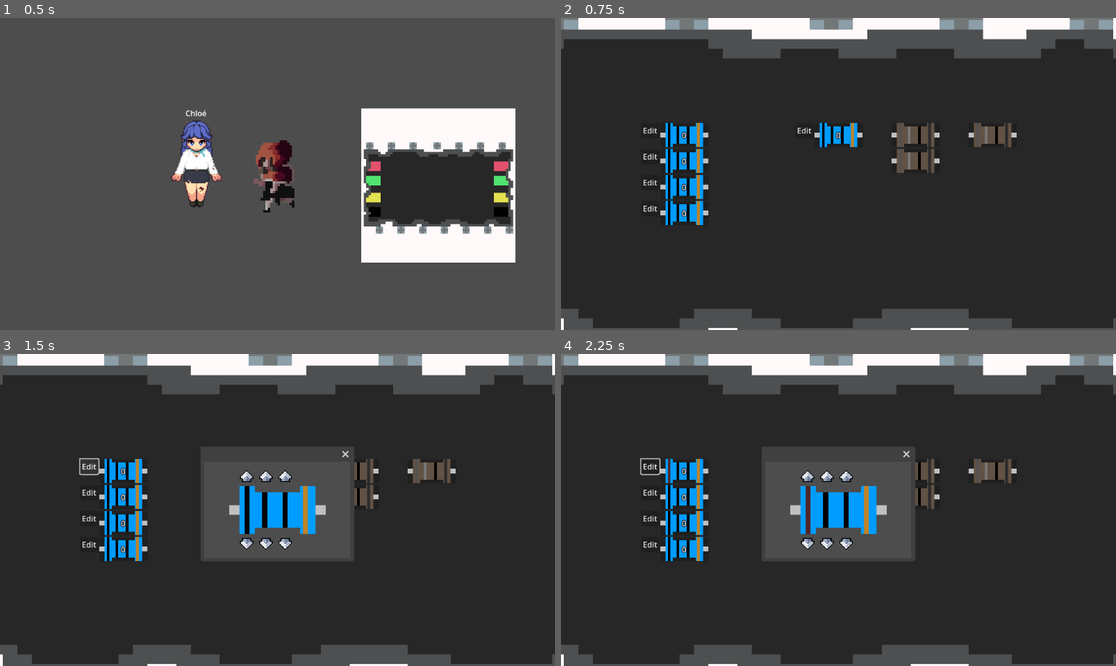
Above: before the commit, frames 1-4 (two rows, left to right).
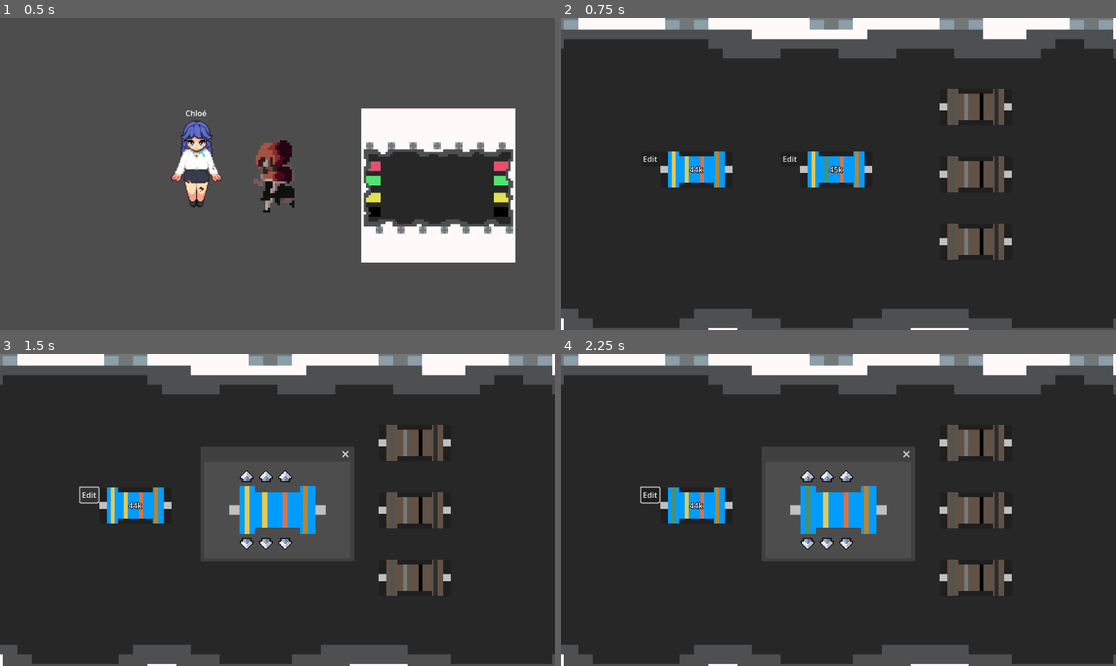
Above: after the commit, the same moments.

Repository: RacoonDOEggs/ProviderGame
Game: Godot game, scene res://scenes/levels/test_level.tscn
The game is run twice, just before and just after one commit, with the same random seed, the same clock (stepped at 60 frames per second) and the same inputs.
Inputs (mouse positions are in pixels of both pictures, inside the frame that each line leads up to):
- Up to frame 1 (0.5 s): no input
- Up to frame 2 (0.75 s): tap Enter at 0.5 s; move the mouse to (999, 186) at 0.52 s; press the mouse at (999, 186) at 0.53 s; hold D (right) from 0.53 s (still down)
- Up to frame 3 (1.5 s): release D (right) at 1.25 s; release the mouse at (438, 522) at 1.25 s; click "Edit" at 1.25 s
- Up to frame 4 (2.25 s): click (805, 475) at 2 s

Frame 1 is identical in both runs. In frame 2, 8.2% of the frame differs, in the area x 14-83%, y 22-78%; in frame 3, 6.7%; in frame 4, 6.7%.

Commit message:
organised resistors

Diff:
--- a/scenes/characters/hotesse_de_lair.tscn
+++ b/scenes/characters/hotesse_de_lair.tscn
@@ -5,6 +5,21 @@
 [sub_resource type="CapsuleShape2D" id="CapsuleShape2D_agc4b"]
 radius = 28.0
 height = 168.0
+
+[sub_resource type="Animation" id="Animation_sdk46"]
+length = 0.001
+tracks/0/type = "value"
+tracks/0/imported = false
+tracks/0/enabled = true
+tracks/0/path = NodePath("Sprite2D:frame")
+tracks/0/interp = 1
+tracks/0/loop_wrap = true
+tracks/0/keys = {
+"times": PackedFloat32Array(0),
+"transitions": PackedFloat32Array(1),
+"update": 1,
+"values": [0]
+}
 
 [sub_resource type="Animation" id="Animation_k2miv"]
 resource_name = "idle"
@@ -20,21 +35,6 @@
 "transitions": PackedFloat32Array(1, 1, 1, 1),
 "update": 1,
 "values": [0, 1, 2, 3]
-}
-
-[sub_resource type="Animation" id="Animation_sdk46"]
-length = 0.001
-tracks/0/type = "value"
-tracks/0/imported = false
-tracks/0/enabled = true
-tracks/0/path = NodePath("Sprite2D:frame")
-tracks/0/interp = 1
-tracks/0/loop_wrap = true
-tracks/0/keys = {
-"times": PackedFloat32Array(0),
-"transitions": PackedFloat32Array(1),
-"update": 1,
-"values": [0]
 }
 
 [sub_resource type="AnimationLibrary" id="AnimationLibrary_85q4f"]
--- a/scenes/ui/electrical_box_ui.gd
+++ b/scenes/ui/electrical_box_ui.gd
@@ -1,4 +1,12 @@
 extends CanvasLayer
+
+@onready var resistor1:DragAndDrop = $PanelWindow/HBoxContainer/VBoxContainer/ResistorReceptacle2
+@onready var resistor2:DragAndDrop = $PanelWindow/HBoxContainer/VBoxContainer2/ResistorReceptacle3
+@onready var resistor3:DragAndDrop = $PanelWindow/HBoxContainer/VBoxContainer3/ResistorReceptacle5
+@onready var resistor4:DragAndDrop = $PanelWindow/HBoxContainer/VBoxContainer3/ResistorReceptacle6
+@onready var resistor5:DragAndDrop = $PanelWindow/HBoxContainer/VBoxContainer3/ResistorReceptacle7
+
+
 
 #On affiche l'interface lorsque le signal est reçu
 func _on_electrical_box_object_electrical_box_clicked():
--- a/scenes/ui/electrical_box_ui.tscn
+++ b/scenes/ui/electrical_box_ui.tscn
@@ -7,6 +7,56 @@
 [ext_resource type="Shader" path="res://scenes/ui/resistor_receptacle.gdshader" id="5_44u2a"]
 [ext_resource type="Texture2D" uid="uid://cxmr5e18ovhv2" path="res://graphics/objects/electrical/resistor (1).png" id="5_pq8tp"]
 
+[sub_resource type="ShaderMaterial" id="ShaderMaterial_c5vee"]
+resource_local_to_scene = true
+shader = ExtResource("5_44u2a")
+shader_parameter/oldColor1 = Color(0, 1, 0, 1)
+shader_parameter/oldColor2 = Color(1, 0, 0, 1)
+shader_parameter/oldColor3 = Color(0, 0, 0, 1)
+shader_parameter/newColor1 = Color(0, 0, 0, 1)
+shader_parameter/newColor2 = Color(0, 0, 0, 1)
+shader_parameter/newColor3 = Color(0, 0, 0, 1)
+
+[sub_resource type="ShaderMaterial" id="ShaderMaterial_nj6j1"]
+resource_local_to_scene = true
+shader = ExtResource("5_44u2a")
+shader_parameter/oldColor1 = Color(0, 1, 0, 1)
+shader_parameter/oldColor2 = Color(1, 0, 0, 1)
+shader_parameter/oldColor3 = Color(0, 0, 0, 1)
+shader_parameter/newColor1 = Color(0, 0, 0, 1)
+shader_parameter/newColor2 = Color(0, 0, 0, 1)
+shader_parameter/newColor3 = Color(0, 0, 0, 1)
+
+[sub_resource type="ShaderMaterial" id="ShaderMaterial_h7vom"]
+resource_local_to_scene = true
+shader = ExtResource("5_44u2a")
+shader_parameter/oldColor1 = Color(0, 1, 0, 1)
+shader_parameter/oldColor2 = Color(1, 0, 0, 1)
+shader_parameter/oldColor3 = Color(0, 0, 0, 1)
+shader_parameter/newColor1 = Color(0, 0, 0, 1)
+shader_parameter/newColor2 = Color(0, 0, 0, 1)
+shader_parameter/newColor3 = Color(0, 0, 0, 1)
+
+[sub_resource type="ShaderMaterial" id="ShaderMaterial_g4mii"]
+resource_local_to_scene = true
+shader = ExtResource("5_44u2a")
+shader_parameter/oldColor1 = Color(0, 1, 0, 1)
+shader_parameter/oldColor2 = Color(1, 0, 0, 1)
+shader_parameter/oldColor3 = Color(0, 0, 0, 1)
+shader_parameter/newColor1 = Color(0, 0, 0, 1)
+shader_parameter/newColor2 = Color(0, 0, 0, 1)
+shader_parameter/newColor3 = Color(0, 0, 0, 1)
+
+[sub_resource type="ShaderMaterial" id="ShaderMaterial_8oydt"]
+resource_local_to_scene = true
+shader = ExtResource("5_44u2a")
+shader_parameter/oldColor1 = Color(0, 1, 0, 1)
+shader_parameter/oldColor2 = Color(1, 0, 0, 1)
+shader_parameter/oldColor3 = Color(0, 0, 0, 1)
+shader_parameter/newColor1 = Color(0, 0, 0, 1)
+shader_parameter/newColor2 = Color(0, 0, 0, 1)
+shader_parameter/newColor3 = Color(0, 0, 0, 1)
+
 [sub_resource type="ShaderMaterial" id="ShaderMaterial_uw6v7"]
 resource_local_to_scene = true
 shader = ExtResource("5_44u2a")
@@ -48,36 +98,6 @@
 shader_parameter/newColor3 = Color(0, 0, 0, 1)
 
 [sub_resource type="ShaderMaterial" id="ShaderMaterial_qhx31"]
-resource_local_to_scene = true
-shader = ExtResource("5_44u2a")
-shader_parameter/oldColor1 = Color(0, 1, 0, 1)
-shader_parameter/oldColor2 = Color(1, 0, 0, 1)
-shader_parameter/oldColor3 = Color(0, 0, 0, 1)
-shader_parameter/newColor1 = Color(0, 0, 0, 1)
-shader_parameter/newColor2 = Color(0, 0, 0, 1)
-shader_parameter/newColor3 = Color(0, 0, 0, 1)
-
-[sub_resource type="ShaderMaterial" id="ShaderMaterial_h7vom"]
-resource_local_to_scene = true
-shader = ExtResource("5_44u2a")
-shader_parameter/oldColor1 = Color(0, 1, 0, 1)
-shader_parameter/oldColor2 = Color(1, 0, 0, 1)
-shader_parameter/oldColor3 = Color(0, 0, 0, 1)
-shader_parameter/newColor1 = Color(0, 0, 0, 1)
-shader_parameter/newColor2 = Color(0, 0, 0, 1)
-shader_parameter/newColor3 = Color(0, 0, 0, 1)
-
-[sub_resource type="ShaderMaterial" id="ShaderMaterial_nj6j1"]
-resource_local_to_scene = true
-shader = ExtResource("5_44u2a")
-shader_parameter/oldColor1 = Color(0, 1, 0, 1)
-shader_parameter/oldColor2 = Color(1, 0, 0, 1)
-shader_parameter/oldColor3 = Color(0, 0, 0, 1)
-shader_parameter/newColor1 = Color(0, 0, 0, 1)
-shader_parameter/newColor2 = Color(0, 0, 0, 1)
-shader_parameter/newColor3 = Color(0, 0, 0, 1)
-
-[sub_resource type="ShaderMaterial" id="ShaderMaterial_c5vee"]
 resource_local_to_scene = true
 shader = ExtResource("5_44u2a")
 shader_parameter/oldColor1 = Color(0, 1, 0, 1)
@@ -138,68 +158,106 @@
 offset_bottom = 25.0
 grow_horizontal = 2
 grow_vertical = 2
-theme_override_constants/separation = 60
+theme_override_constants/separation = 140
 
 [node name="VBoxContainer" type="VBoxContainer" parent="PanelWindow/HBoxContainer"]
 custom_minimum_size = Vector2(100, 50)
 layout_mode = 2
-
-[node name="ResistorReceptacle" parent="PanelWindow/HBoxContainer/VBoxContainer" instance=ExtResource("5_5clvd")]
-material = SubResource("ShaderMaterial_uw6v7")
-layout_mode = 2
-texture = ExtResource("5_pq8tp")
-object_id = 1
+theme_override_constants/separation = 65
+
+[node name="Control" type="Control" parent="PanelWindow/HBoxContainer/VBoxContainer"]
+layout_mode = 2
+
+[node name="Control2" type="Control" parent="PanelWindow/HBoxContainer/VBoxContainer"]
+layout_mode = 2
 
 [node name="ResistorReceptacle2" parent="PanelWindow/HBoxContainer/VBoxContainer" instance=ExtResource("5_5clvd")]
-material = SubResource("ShaderMaterial_mvlju")
-layout_mode = 2
-texture = ExtResource("5_pq8tp")
-object_id = 1
-
-[node name="ResistorReceptacle3" parent="PanelWindow/HBoxContainer/VBoxContainer" instance=ExtResource("5_5clvd")]
-material = SubResource("ShaderMaterial_yh2h0")
-layout_mode = 2
-texture = ExtResource("5_pq8tp")
-object_id = 1
-
-[node name="ResistorReceptacle4" parent="PanelWindow/HBoxContainer/VBoxContainer" instance=ExtResource("5_5clvd")]
-material = SubResource("ShaderMaterial_aks3n")
-layout_mode = 2
-texture = ExtResource("5_pq8tp")
+material = SubResource("ShaderMaterial_c5vee")
+layout_mode = 2
+texture = ExtResource("5_pq8tp")
+color1 = 4
+color2 = 4
+color3 = 3
 object_id = 1
 
 [node name="VBoxContainer2" type="VBoxContainer" parent="PanelWindow/HBoxContainer"]
 custom_minimum_size = Vector2(100, 50)
 layout_mode = 2
+theme_override_constants/separation = 65
+
+[node name="Control" type="Control" parent="PanelWindow/HBoxContainer/VBoxContainer2"]
+layout_mode = 2
+
+[node name="Control2" type="Control" parent="PanelWindow/HBoxContainer/VBoxContainer2"]
+layout_mode = 2
+
+[node name="ResistorReceptacle3" parent="PanelWindow/HBoxContainer/VBoxContainer2" instance=ExtResource("5_5clvd")]
+material = SubResource("ShaderMaterial_nj6j1")
+layout_mode = 2
+texture = ExtResource("5_pq8tp")
+color1 = 4
+color2 = 5
+color3 = 3
+object_id = 1
 
 [node name="VBoxContainer3" type="VBoxContainer" parent="PanelWindow/HBoxContainer"]
 custom_minimum_size = Vector2(100, 50)
 layout_mode = 2
-
-[node name="ResistorReceptacle4" parent="PanelWindow/HBoxContainer/VBoxContainer3" instance=ExtResource("5_5clvd")]
+theme_override_constants/separation = 65
+
+[node name="ResistorReceptacle5" parent="PanelWindow/HBoxContainer/VBoxContainer3" instance=ExtResource("5_5clvd")]
+material = SubResource("ShaderMaterial_h7vom")
+layout_mode = 2
+
+[node name="ResistorReceptacle6" parent="PanelWindow/HBoxContainer/VBoxContainer3" instance=ExtResource("5_5clvd")]
+material = SubResource("ShaderMaterial_g4mii")
+layout_mode = 2
+
+[node name="ResistorReceptacle7" parent="PanelWindow/HBoxContainer/VBoxContainer3" instance=ExtResource("5_5clvd")]
+material = SubResource("ShaderMaterial_8oydt")
+layout_mode = 2
+
+[node name="HBoxContainer2" type="HBoxContainer" parent="PanelWindow"]
+texture_filter = 1
+layout_mode = 1
+anchors_preset = 5
+anchor_left = 0.5
+anchor_right = 0.5
+offset_left = -575.0
+offset_top = -474.0
+offset_right = 575.0
+offset_bottom = -399.0
+grow_horizontal = 2
+theme_override_constants/separation = 100
+
+[node name="ResistorReceptacle" parent="PanelWindow/HBoxContainer2" instance=ExtResource("5_5clvd")]
+material = SubResource("ShaderMaterial_uw6v7")
+layout_mode = 2
+texture = ExtResource("5_pq8tp")
+object_id = 1
+
+[node name="ResistorReceptacle2" parent="PanelWindow/HBoxContainer2" instance=ExtResource("5_5clvd")]
+material = SubResource("ShaderMaterial_mvlju")
+layout_mode = 2
+texture = ExtResource("5_pq8tp")
+object_id = 1
+
+[node name="ResistorReceptacle3" parent="PanelWindow/HBoxContainer2" instance=ExtResource("5_5clvd")]
+material = SubResource("ShaderMaterial_yh2h0")
+layout_mode = 2
+texture = ExtResource("5_pq8tp")
+object_id = 1
+
+[node name="ResistorReceptacle4" parent="PanelWindow/HBoxContainer2" instance=ExtResource("5_5clvd")]
+material = SubResource("ShaderMaterial_aks3n")
+layout_mode = 2
+texture = ExtResource("5_pq8tp")
+object_id = 1
+
+[node name="ResistorReceptacle5" parent="PanelWindow/HBoxContainer2" instance=ExtResource("5_5clvd")]
 material = SubResource("ShaderMaterial_qhx31")
 layout_mode = 2
 texture = ExtResource("5_pq8tp")
 object_id = 1
 
-[node name="VBoxContainer4" type="VBoxContainer" parent="PanelWindow/HBoxContainer"]
-custom_minimum_size = Vector2(100, 50)
-layout_mode = 2
-
-[node name="ResistorReceptacle5" parent="PanelWindow/HBoxContainer/VBoxContainer4" instance=ExtResource("5_5clvd")]
-material = SubResource("ShaderMaterial_h7vom")
-layout_mode = 2
-
-[node name="ResistorReceptacle3" parent="PanelWindow/HBoxContainer/VBoxContainer4" instance=ExtResource("5_5clvd")]
-material = SubResource("ShaderMaterial_nj6j1")
-layout_mode = 2
-
-[node name="VBoxContainer5" type="VBoxContainer" parent="PanelWindow/HBoxContainer"]
-custom_minimum_size = Vector2(100, 50)
-layout_mode = 2
-
-[node name="ResistorReceptacle2" parent="PanelWindow/HBoxContainer/VBoxContainer5" instance=ExtResource("5_5clvd")]
-material = SubResource("ShaderMaterial_c5vee")
-layout_mode = 2
-
 [connection signal="pressed" from="PanelWindow/TextureRect/TextureButton" to="." method="_on_texture_button_pressed"]
--- a/scenes/ui/resistor_receptacle.gd
+++ b/scenes/ui/resistor_receptacle.gd
@@ -33,6 +33,8 @@
 	if object_id == 1:
 		$Label.text = str(object_value)
 		$MarginContainer/EditButton.visible = true
+		update_resistor_colors()
+		update_resistor_value()
 
 func specific_preview(preview_texture:TextureRect) -> TextureRect:
 	preview_texture.material = ShaderMaterial.new()
@@ -71,7 +73,16 @@
 		object_value = (color1 * 10 + color2) * pow(10,-2)
 	else:
 		object_value = (color1 * 10 + color2) * pow(10,color3)
-	$Label.text = str(object_value)
+	var abb_value:String
+	if object_value > 1000000000:
+		abb_value = str(object_value/1000000000) + "G"
+	elif object_value > 1000000:
+		abb_value = str(object_value/1000000) + "M"
+	elif object_value > 1000:
+		abb_value = str(object_value/1000) + "k"
+	else:
+		abb_value = str(object_value)
+	$Label.text = str(abb_value)
 
 func update_resistor_colors():
 	$Window/VBoxContainer/TextureRect.material.set_shader_parameter("newColor1", band_colors[color1])
--- a/scenes/ui/resistor_receptacle.tscn
+++ b/scenes/ui/resistor_receptacle.tscn
@@ -33,12 +33,13 @@
 
 [node name="ResistorReceptacle" instance=ExtResource("1_6o0jw")]
 material = SubResource("ShaderMaterial_43u7x")
+custom_minimum_size = Vector2(150, 75)
 texture = ExtResource("3_4og2l")
 script = ExtResource("2_b52a0")
 color1 = 0
 color2 = 0
 color3 = 0
-custom_size = Vector2(100, 50)
+custom_size = Vector2(150, 75)
 group_id = "resistor"
 
 [node name="Panel" parent="." index="0"]
Not shown: 1 places in scenes/ui/electrical_box_ui.tscn that only renumber resources
